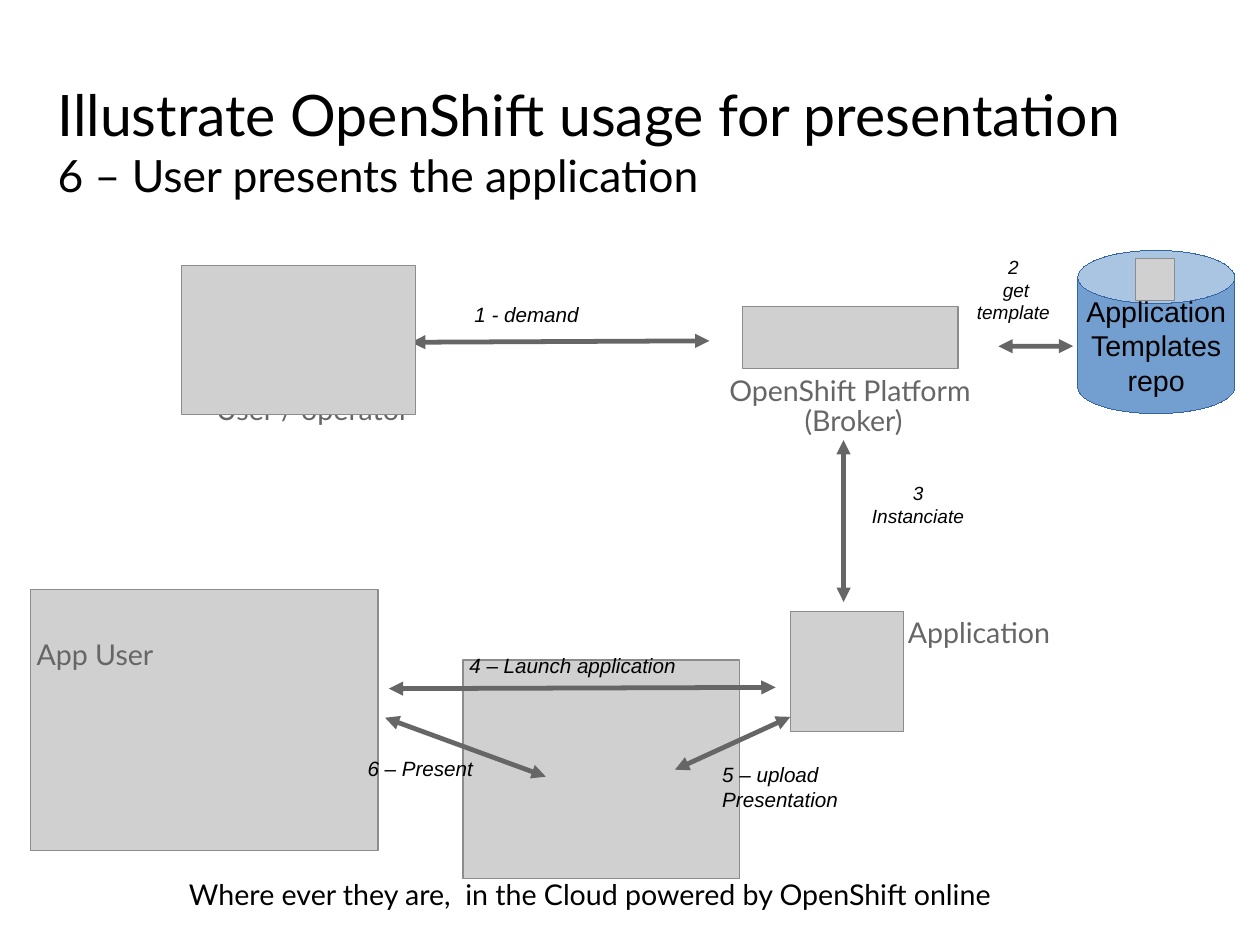
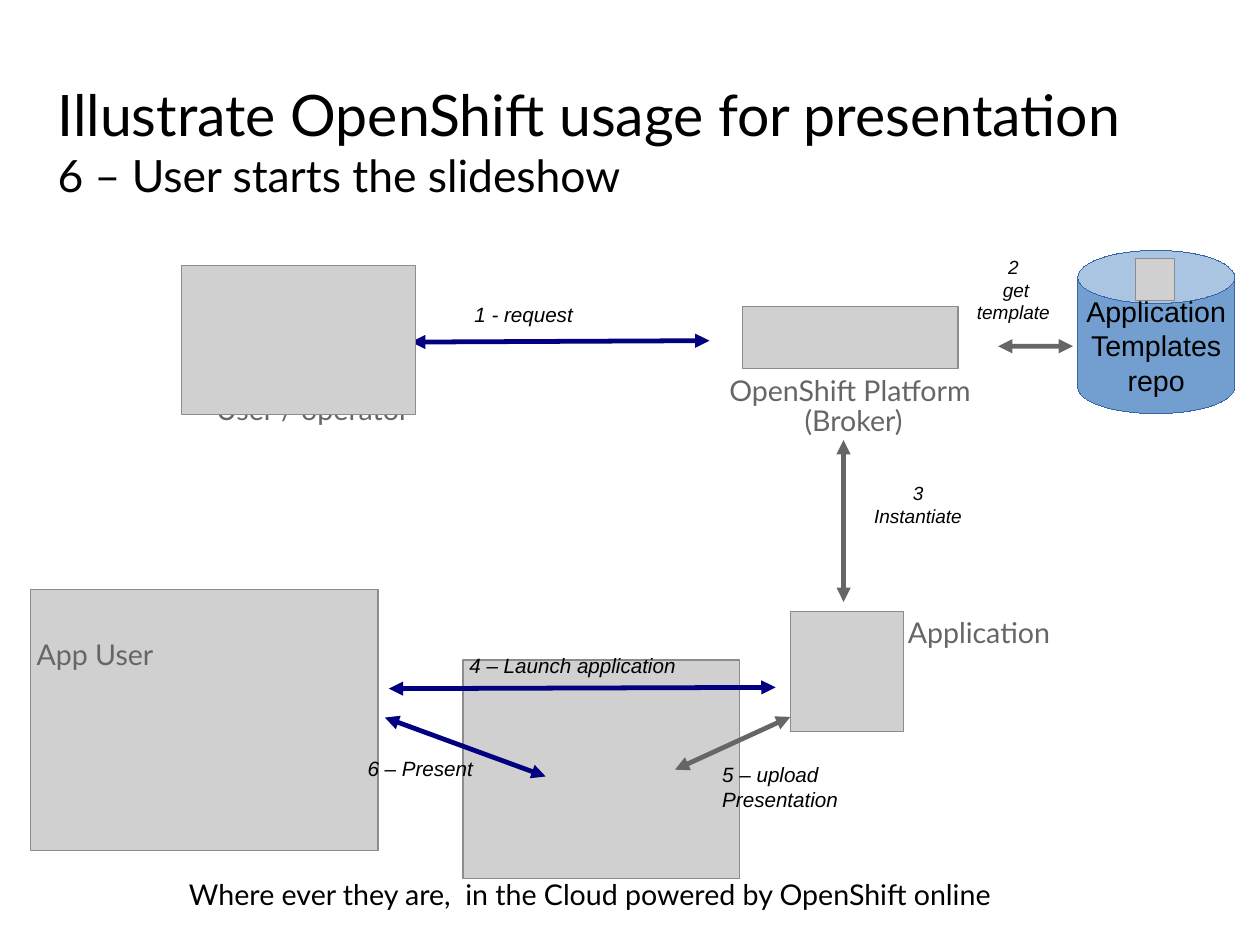
Before and after one commit to lucpierson/PHP-prz, a slide deck: slide 6 of illustrate.odp. Drawn at 1260x945 pixels with LibreOffice and Linux fonts; fonts in the diff are those of the drawing; grey boxes stand for pictures; background and template pictures are left out. Boxes give left, top, right and bottom in pixels: in the first picture for what was removed or moved away, otherwise in the second. Text is boxed around its words. In the diff, an @@ line names an element or a change of style, - is before the commit and + after.

```diff
--- a/illustrate.odp
+++ b/illustrate.odp
@@ text at (x1=58, y1=159, x2=620, y2=193): text changed @@
-6 – User presents the application
+6 – User starts the slideshow
@@ text at (x1=474, y1=307, x2=573, y2=327): text changed @@
-1 - demand
+1 - request
@@ double arrow (412, 342) - (710, 341): stroke #666666 3 pt to #000080 3 pt @@
@@ text at (x1=874, y1=509, x2=962, y2=524): text changed @@
-Instanciate
+Instantiate
@@ double arrow (776, 687) - (389, 688): stroke #666666 3 pt to #000080 3 pt @@
@@ double arrow (545, 776) - (385, 718): stroke #666666 3 pt to #000080 3 pt @@
```
Also in this commit, not shown: 6 other slides changed, 2 other files.
